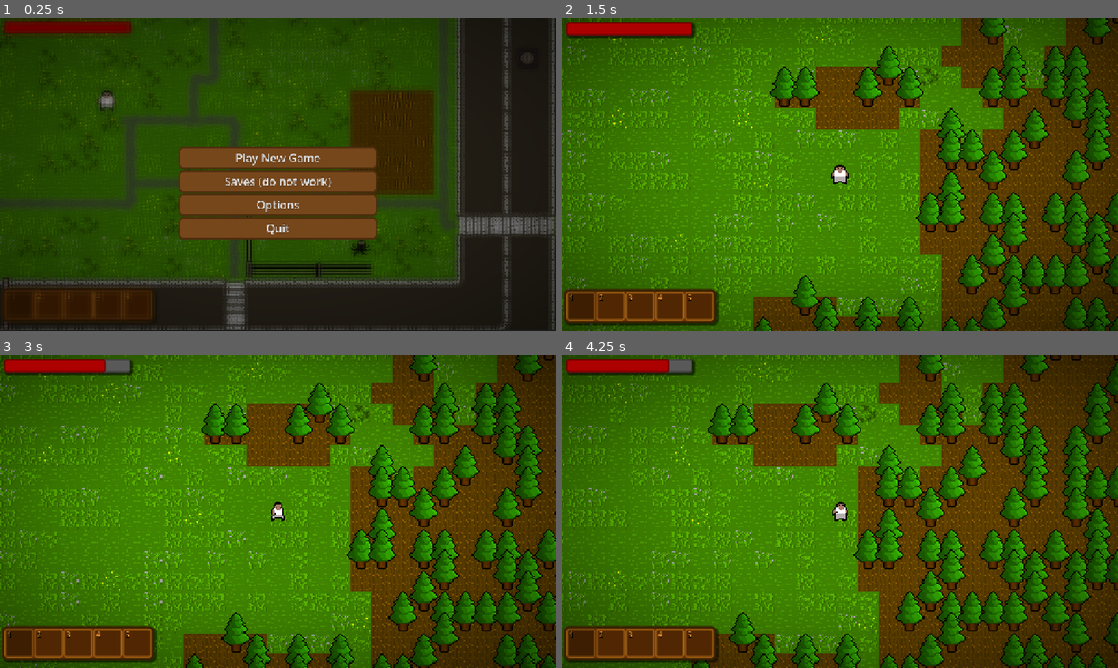
Above: before the commit, frames 1-4 (two rows, left to right).
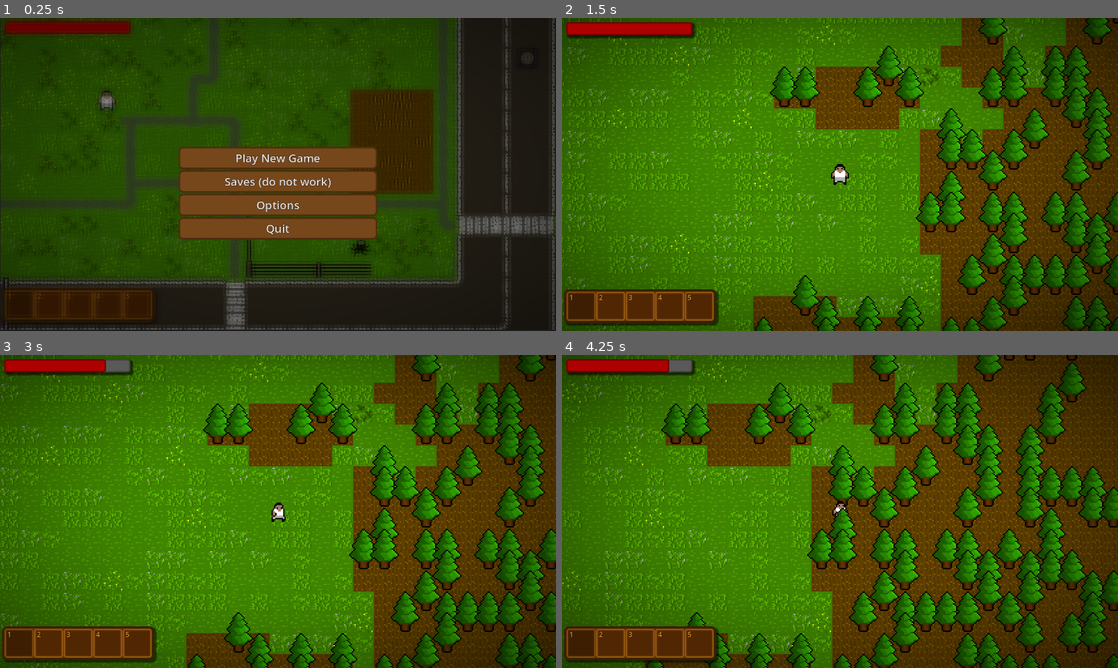
Above: after the commit, the same moments.

Repository: Lucasc0-Git/The-Gunsmith-Survivor
Game: Godot game, scene res://Scenes/StartScene.tscn
Same seed, same stepped clock (60 frames per second), same inputs: the game is played once before the commit and once after it.
Inputs (mouse positions are in pixels of both pictures, inside the frame that each line leads up to):
- Up to frame 1 (0.25 s): no input
- Up to frame 2 (1.5 s): click "Play New Game" at 0.5 s; tap Enter at 1.25 s; drag from (578, 305) to (895, 105) at 1.27 s
- Up to frame 3 (3 s): tap Space at 2 s; drag from (50, 642) to (250, 574) at 2.02 s; tap Enter at 2.75 s; move the mouse to (77, 642) at 2.77 s; hold D (move_right) from 2.78 s (still down); tap H (hurt) at 2.85 s; click (77, 642) at 2.92 s
- Up to frame 4 (4.25 s): tap Ctrl (Dodge, bound only after the commit) at 3.05 s; release D (move_right) at 3.5 s; drag from (667, 642) to (673, 464) at 3.52 s

The runs differ from the first frame. In frame 1, 2.3% of the frame differs, in the area x 0-100%, y 0-100%; in frame 2, 8.5%; in frame 3, 27%; in frame 4, 52%.

Commit message:
Added dodge feature
When clicked Ctrl, you dodge!

Diff:
--- a/Godot-Project-Files/Scenes/Player.tscn
+++ b/Godot-Project-Files/Scenes/Player.tscn
@@ -18,6 +18,7 @@
 [ext_resource type="Texture2D" uid="uid://df0j4mv4iublx" path="res://Textures/player/blblblblbl bezeni doprava.png" id="8_ulo2v"]
 [ext_resource type="Texture2D" uid="uid://bc3tg3k1kd6wx" path="res://Textures/bullet.png" id="10_miouo"]
 [ext_resource type="Texture2D" uid="uid://cbjsnlupl5vow" path="res://Textures/player/blbllblblblblbl zezadu.png" id="11_1iu4k"]
+[ext_resource type="Script" uid="uid://dum4t15xgh5x0" path="res://Scripts/Dodge.gd" id="17_1iu4k"]
 
 [sub_resource type="CapsuleShape2D" id="CapsuleShape2D_52ee3"]
 radius = 3.6666667
@@ -161,7 +162,6 @@
 collision_layer = 2
 collision_mask = 24
 script = ExtResource("1_dewec")
-accel = 900.0
 health_regen_rate = 1.0
 
 [node name="CollisionShape2D" type="CollisionShape2D" parent="." unique_id=1875418815]
@@ -182,6 +182,9 @@
 
 [node name="State" type="Node" parent="StateMachine" unique_id=1627931652]
 script = ExtResource("5_5ixxa")
+
+[node name="Dodge" type="Node" parent="StateMachine" unique_id=958468643]
+script = ExtResource("17_1iu4k")
 
 [node name="Weapon" type="Node2D" parent="." unique_id=906026636]
 rotation = -0.7853982
--- /dev/null
+++ b/Godot-Project-Files/Scripts/Dodge.gd
@@ -0,0 +1,21 @@
+extends State
+
+var timer: Timer = Timer.new()
+
+func _ready() -> void:
+	add_child(timer)
+
+
+func enter() -> void:
+	print("doge entered")
+	player.velocity += player.last_dir * player.DODGE_FORCE
+	timer.start(1)
+	await timer.timeout
+	player.change_state("Run")
+
+func physics_update(delta: float) -> void:
+
+	player.velocity = player.velocity.move_toward(Vector2.ZERO, 350 * delta)
+
+	if player.velocity == Vector2.ZERO:
+		player.change_state("Idle")
--- a/Godot-Project-Files/Scripts/Idle.gd
+++ b/Godot-Project-Files/Scripts/Idle.gd
@@ -3,6 +3,7 @@
 
 ## Called on function enter
 func enter() -> void:
+	print("Idle entered")
 	## Start playing the idle animation
 	var last_dir: Vector2 = player.last_dir
 	match last_dir:
@@ -19,6 +20,9 @@
 			player.anim_player.flip_h = false
 			player.anim_player.play("IdleDown")
 
+func exit() -> void:
+	print("Idle exited")
+
 ## Called every physics frame
 func physics_update(_delta: float) -> void:
 
--- a/Godot-Project-Files/Scripts/Run.gd
+++ b/Godot-Project-Files/Scripts/Run.gd
@@ -1,5 +1,8 @@
 extends State
 ## The run state (player moves)
+
+func enter() -> void:
+	print("run entered")
 
 ## Called every physics frame
 func physics_update(_delta: float) -> void:
@@ -23,5 +26,8 @@
 			player.last_dir = Vector2.RIGHT
 
 	## Change state to "idle" when not moving
-	if player.velocity == Vector2.ZERO:
+	if dir == Vector2.ZERO and player.velocity == Vector2.ZERO:
 		player.change_state("Idle")
+
+	if Input.is_action_just_pressed("Dodge"):
+		player.change_state("Dodge")
--- a/Godot-Project-Files/Scripts/State.gd
+++ b/Godot-Project-Files/Scripts/State.gd
@@ -1,7 +1,7 @@
 extends Node
 class_name State
 
-var player : CharacterBody2D
+var player : Player
 
 func enter() -> void:
 	pass
--- a/Godot-Project-Files/Scripts/inventory.gd
+++ b/Godot-Project-Files/Scripts/inventory.gd
@@ -25,9 +25,7 @@
 	shotgun_item = ItemRegistry.items["shotgun"]
 	apple_item = ItemRegistry.items["apple"]
 	wood_item = ItemRegistry.items["wood"]
-
 	visible = false
-
 	## Give the inventory some slots
 	for i in range(20): #The range is how much slots will the inventory have
 		var slot := slot_scene.instantiate()
@@ -69,8 +67,6 @@
 	if slot.slot_data == null:
 		slot.slot_data = SlotData.new()
 	if slot.slot_data.is_empty(): return
-
-
 
 	for invslot in grid_container.get_children():
 		if invslot.slot_data == null:
--- a/Godot-Project-Files/Scripts/player.gd
+++ b/Godot-Project-Files/Scripts/player.gd
@@ -21,10 +21,13 @@
 @onready var spawn_pos := global_position
 
 ## The export vars declaration
-@export var accel := 500.0
-@export var speed: int = 200
 @export var health_max := 100.0
 @export var health_regen_rate: float = 5
+
+## The const declaration.
+const SPEED: int = 200
+const ACCEL: float = 600
+const DODGE_FORCE: int = 500
 
 ## The signals declaration
 signal health_update(current: float, maximum: float)
@@ -111,8 +114,9 @@
 
 ## Move the player by speed in get_input_dir() direction
 func apply_movement(delta: float) -> void:
-	target_speed = input_dir * speed
-	velocity = velocity.move_toward(target_speed, accel * delta)
+	target_speed = input_dir * SPEED
+	velocity = velocity.move_toward(target_speed, ACCEL * delta)
+
 
 ## Get [input_dir] for other scripts, like state machine	#Need that so i dont need to change a lot of code
 func get_input_dir() -> Vector2:
@@ -157,7 +161,7 @@
 	var selected_slot: Slot = get_selected_slot()
 	if selected_slot.slot_data == null or selected_slot.slot_data.is_empty(): return
 	weapon.use_item(selected_slot.slot_data)
-	if !weapon.is_holding_weapon():
+	if weapon.is_holding_usable_item():
 		selected_slot.remove_amount(1)
 
 func get_selected_slot() -> Slot:
--- a/Godot-Project-Files/Scripts/weapon.gd
+++ b/Godot-Project-Files/Scripts/weapon.gd
@@ -52,8 +52,8 @@
 		sprite.texture = j.just_data.icon
 		can_shoot = true
 
-func is_holding_weapon() -> bool:
-	return true if equipped_item.item_data is WeaponItemData else false
+func is_holding_usable_item() -> bool:
+	return true if equipped_item.item_data is HealItemData else false
 
 ## Unequip the item
 func unequip() -> void:
--- a/Godot-Project-Files/project.godot
+++ b/Godot-Project-Files/project.godot
@@ -18,6 +18,8 @@
 config/version="alpha 0.0.1"
 run/main_scene="uid://3jm5jtqlvjfv"
 config/features=PackedStringArray("4.6", "Mobile")
+run/max_fps=75
+boot_splash/stretch_mode=4
 config/icon="res://icon.svg"
 
 [autoload]
@@ -37,6 +39,17 @@
 window/size/viewport_width=1280
 window/size/viewport_height=720
 window/stretch/mode="canvas_items"
+window/stretch/scale_mode="integer"
+
+[file_customization]
+
+folder_colors={
+"res://Autoload/": "red",
+"res://Scenes/": "pink",
+"res://Scripts/": "purple",
+"res://Textures/": "green",
+"res://items/": "blue"
+}
 
 [global_group]
 
@@ -127,6 +140,11 @@
 "events": [Object(InputEventKey,"resource_local_to_scene":false,"resource_name":"","device":-1,"window_id":0,"alt_press …(195 unchanged characters)…
 ]
 }
+Dodge={
+"deadzone": 0.2,
+"events": [Object(InputEventKey,"resource_local_to_scene":false,"resource_name":"","device":-1,"window_id":0,"alt_pressed":false,"shift_pressed":false,"ctrl_pressed":false,"meta_pressed":false,"pressed":false,"keycode":0,"physical_keycode":4194326,"key_label":0,"unicode":0,"location":0,"echo":false,"script":null)
+]
+}
 
 [layer_names]
 
@@ -146,3 +164,4 @@
 
 textures/canvas_textures/default_texture_filter=0
 renderer/rendering_method="mobile"
+2d/snap/snap_2d_transforms_to_pixel=true
Not shown, added: Godot-Project-Files/Scripts/Dodge.gd.uid
